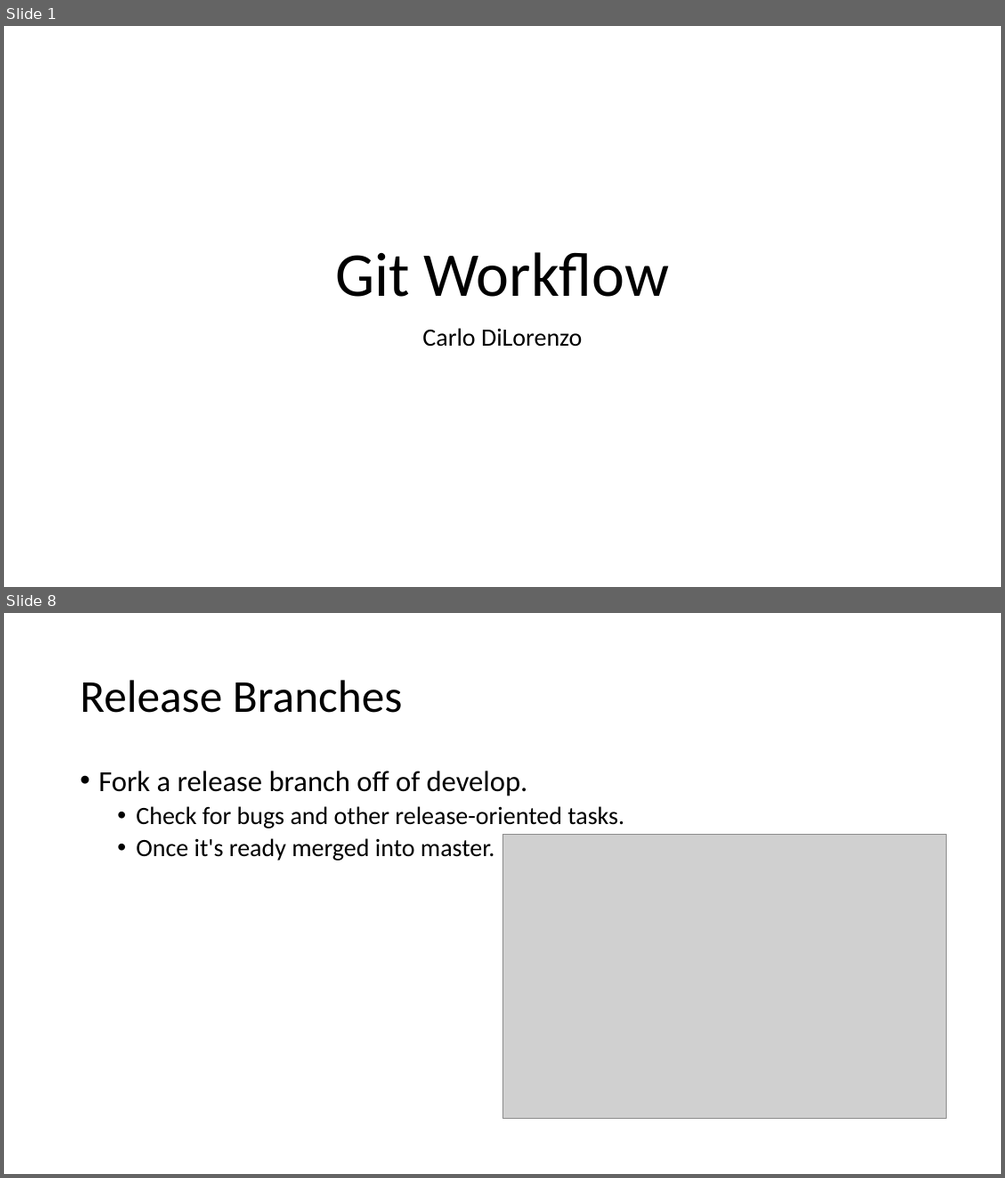
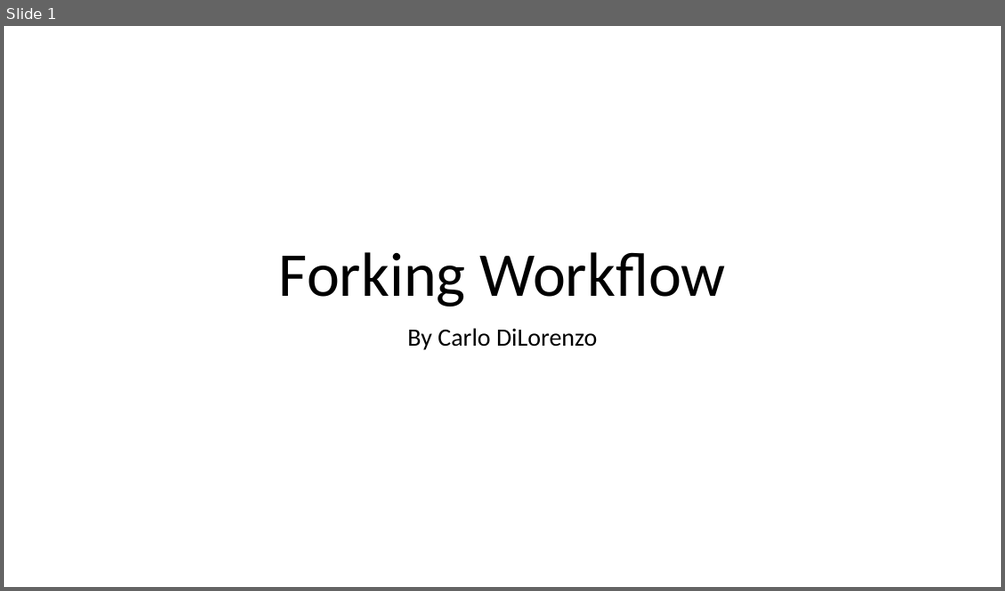
Before and after one commit to dilorc2/forkgitworkflow.github.io, a slide deck: files/GitWorkflow.pptx. Shown one above the other, each under a label of ours: slides 1 and 8 before the commit, slide 1 after it; the slides between them are not shown. The pictures are 1005x1178 and 1005x591 pixels, drawn with LibreOffice and Linux fonts; fonts in the diff are those of the drawing; grey boxes stand for pictures. Boxes give left, top, right and bottom in pixels: in the first picture for what was removed or moved away, otherwise in the second. Text is boxed around its words. In the diff, an @@ line names an element or a change of style, - is before the commit and + after.

```diff
--- a/files/GitWorkflow.pptx
+++ b/files/GitWorkflow.pptx
@@ slide 8 removed at box(4, 613, 1001, 1174), background #FFFFFF @@
@@ title removed at box(80, 680, 402, 713) @@
-Release Branches
@@ text removed at box(98, 771, 624, 860) @@
-• Fork a release branch off of develop.
-  • Check for bugs and other release-oriented tasks.
-  • Once it's ready merged into master.
@@ picture removed at box(502, 834, 947, 1118) @@
@@ slide 1 changed as well @@
@@ title at box(279, 252, 726, 306): text changed @@
-Git Workflow
+Forking Workflow
@@ subtitle at box(407, 328, 597, 350): text changed @@
-Carlo DiLorenzo
+By Carlo DiLorenzo
```
Also in this commit, not shown: 1 other slide changed, 6 slides added, 9 other slides removed, 4 other files.
